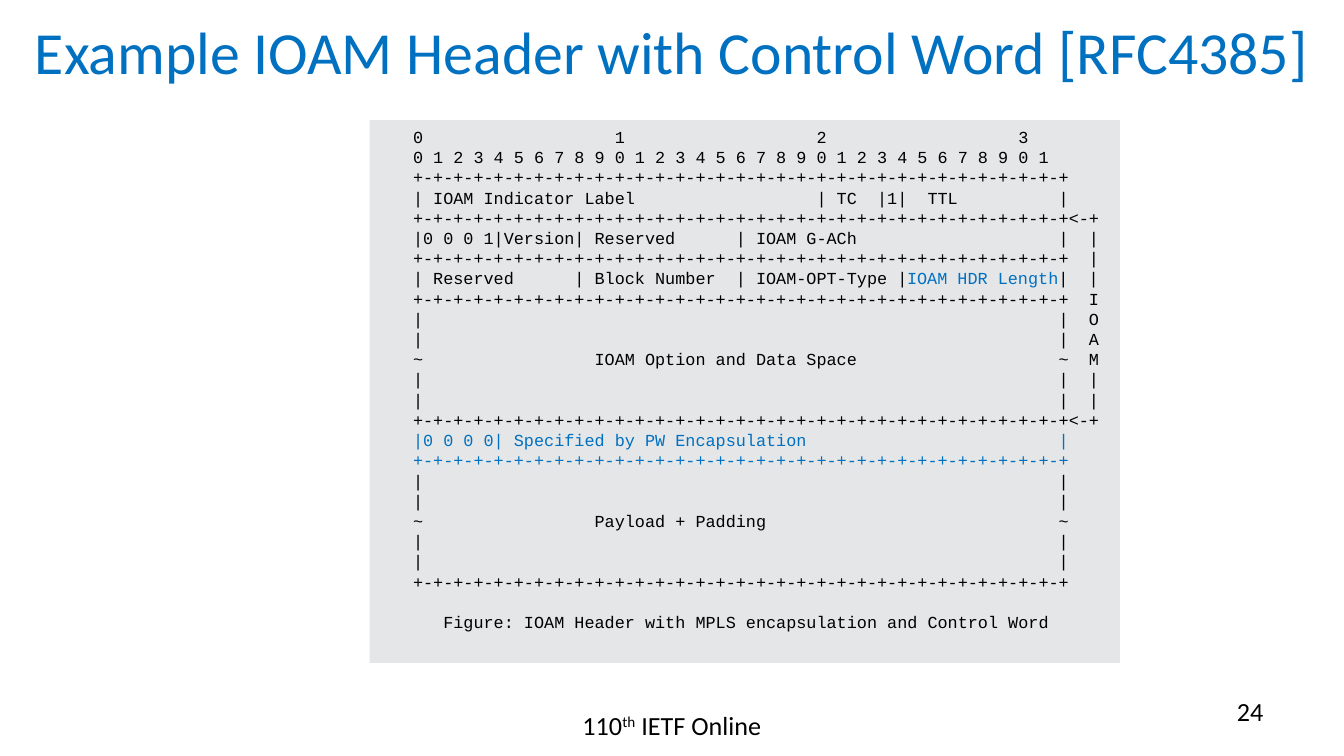
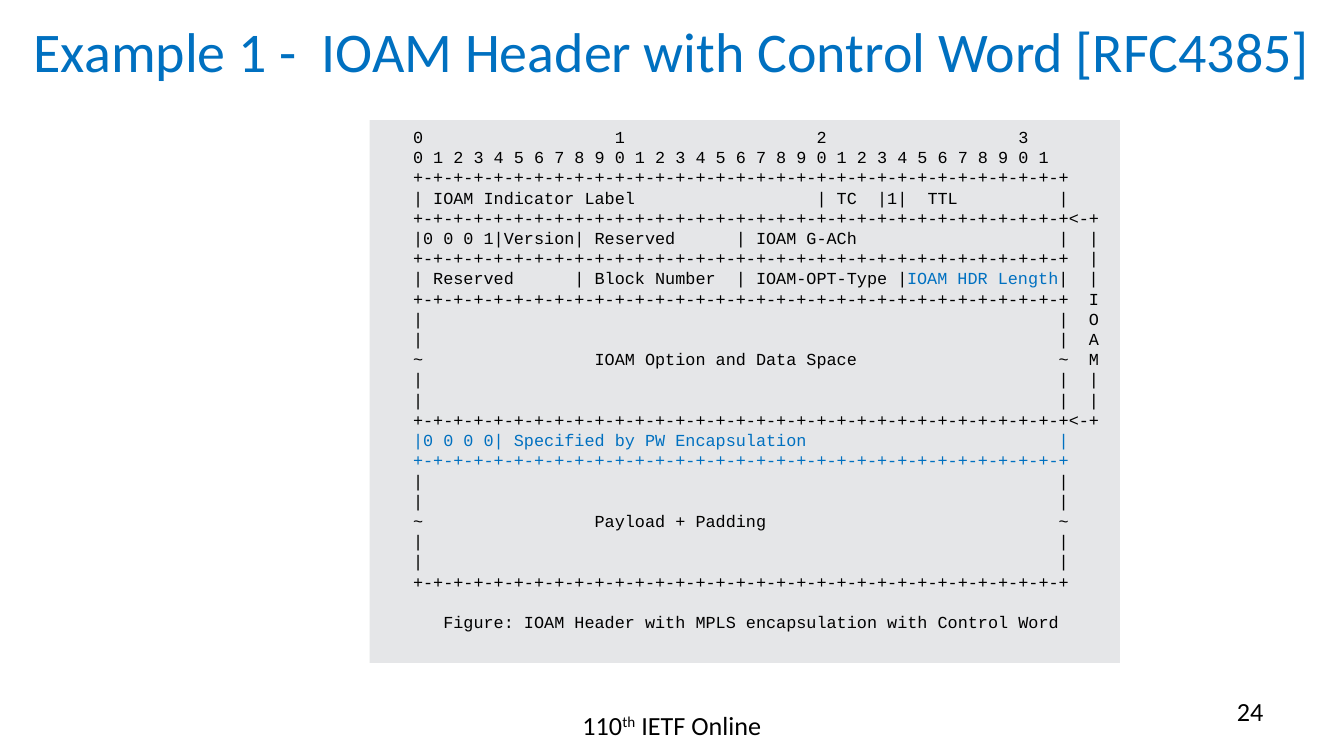
Before and after one commit to rakgandhi/ietf-slides, a slide deck: slide 24 of draft-gandhi-mpls-ioam-sr-05.pptx. Drawn at 1344x756 pixels with LibreOffice and Linux fonts; fonts in the diff are those of the drawing. Boxes give left, top, right and bottom in pixels: in the first picture for what was removed or moved away, otherwise in the second. Text is boxed around its words. In the diff, an @@ line names an element or a change of style, - is before the commit and + after.

```diff
--- a/draft-gandhi-mpls-ioam-sr-05.pptx
+++ b/draft-gandhi-mpls-ioam-sr-05.pptx
@@ title at bbox=[34, 31, 1309, 81]: text changed; size 32 to 30 pt @@
-Example IOAM Header with Control Word [RFC4385]
+Example 1 - IOAM Header with Control Word [RFC4385]
@@ text in rectangle at bbox=[443, 616, 1058, 632]: text changed @@
-Figure: IOAM Header with MPLS encapsulation and Control Word
+Figure: IOAM Header with MPLS encapsulation with Control Word
```
Also in this commit, not shown: 7 other slides changed, 1 other file.
